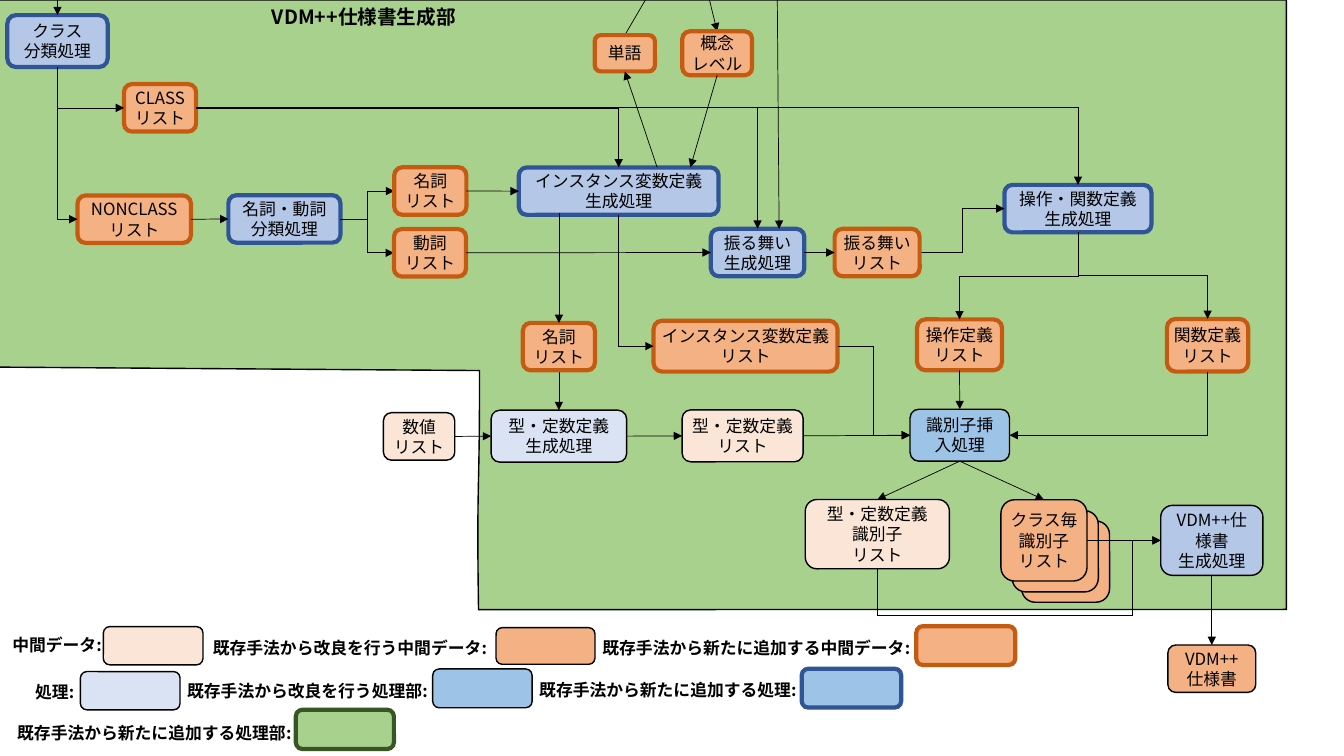
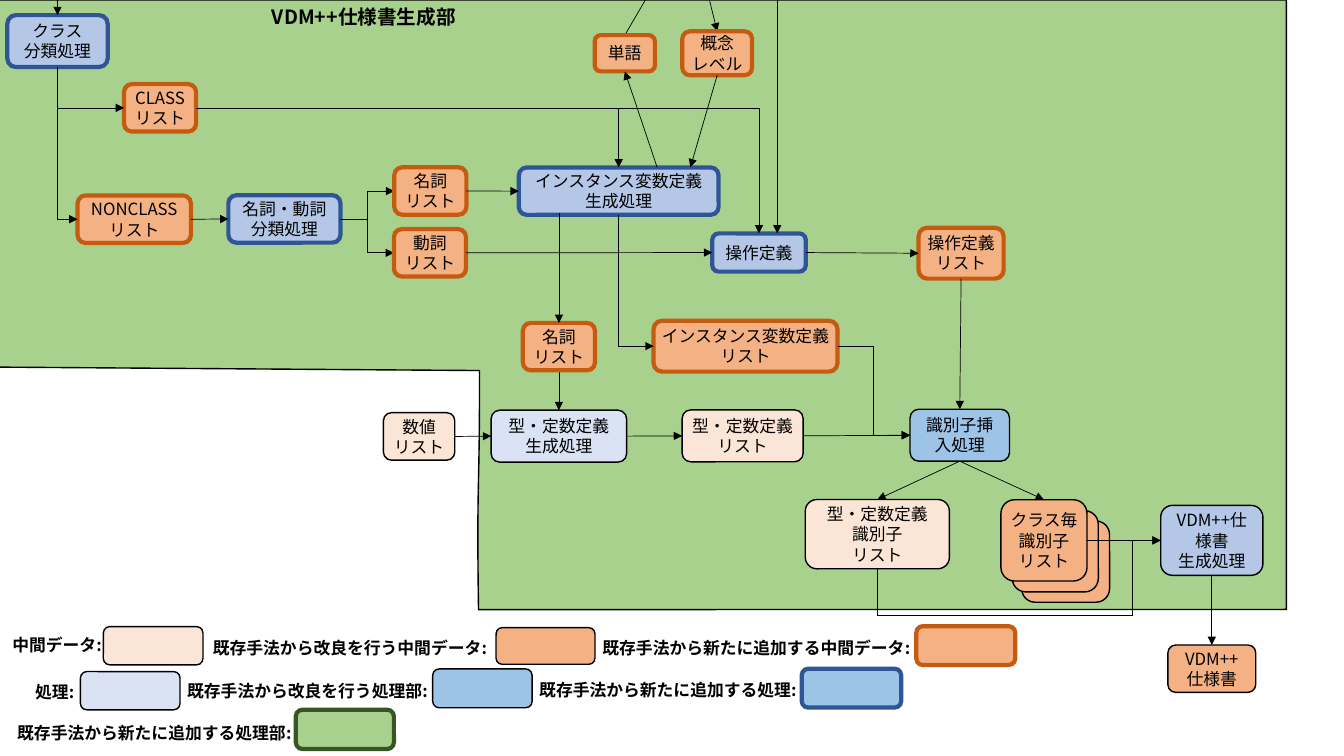
Before and after one commit to sugaken0528/masterPaper, a slide deck: slide 17 of image/sozai.pptx (slide 15 before the commit). Drawn at 1344x756 pixels with LibreOffice and Linux fonts; fonts in the diff are those of the drawing. Boxes give left, top, right and bottom in pixels: in the first picture for what was removed or moved away, otherwise in the second. Text is boxed around its words. In the diff, an @@ line names an element or a change of style, - is before the commit and + after.

```diff
--- a/image/sozai.pptx
+++ b/image/sozai.pptx
@@ arrow moved from (777, 0) - (779, 229) to (777, 0) - (777, 234) @@
@@ elbow arrow moved from (197, 108) - (758, 229) to (197, 108) - (759, 234) @@
@@ elbow arrow removed from (197, 108) to (1078, 185) @@
@@ elbow arrow removed from (920, 253) to (1005, 209) @@
@@ rounded rectangle removed at box(1005, 185, 1152, 232) @@
-操作・関数定義
-生成処理
@@ rounded rectangle "操作定義": place and size @@
-rounded rectangle "操作定義" at box(711, 229, 805, 276)
+rounded rectangle "操作定義" at box(713, 234, 807, 272)
@@ rounded rectangle removed at box(835, 229, 920, 276) @@
-振る舞い
-リスト
@@ rounded rectangle "操作定義": place and size @@
-rounded rectangle "操作定義" at box(918, 320, 1002, 370)
+rounded rectangle "操作定義" at box(919, 228, 1003, 278)
@@ elbow arrow removed from (1078, 233) to (960, 320) @@
@@ elbow arrow removed from (1078, 233) to (1208, 319) @@
@@ text in rounded rectangle at box(725, 245, 792, 261): text changed @@
-振る舞い
-生成処理
+操作定義
@@ arrow moved from (805, 253) - (835, 253) to (806, 253) - (919, 253) @@
@@ arrow moved from (960, 370) - (960, 409) to (961, 278) - (960, 409) @@
@@ rounded rectangle removed at box(1168, 319, 1249, 371) @@
-関数定義
-リスト
@@ elbow arrow removed from (1208, 372) to (1010, 436) @@
```
Also in this commit, not shown: 4 other slides changed, 4 slides added, 2 slides removed, 37 other files.
